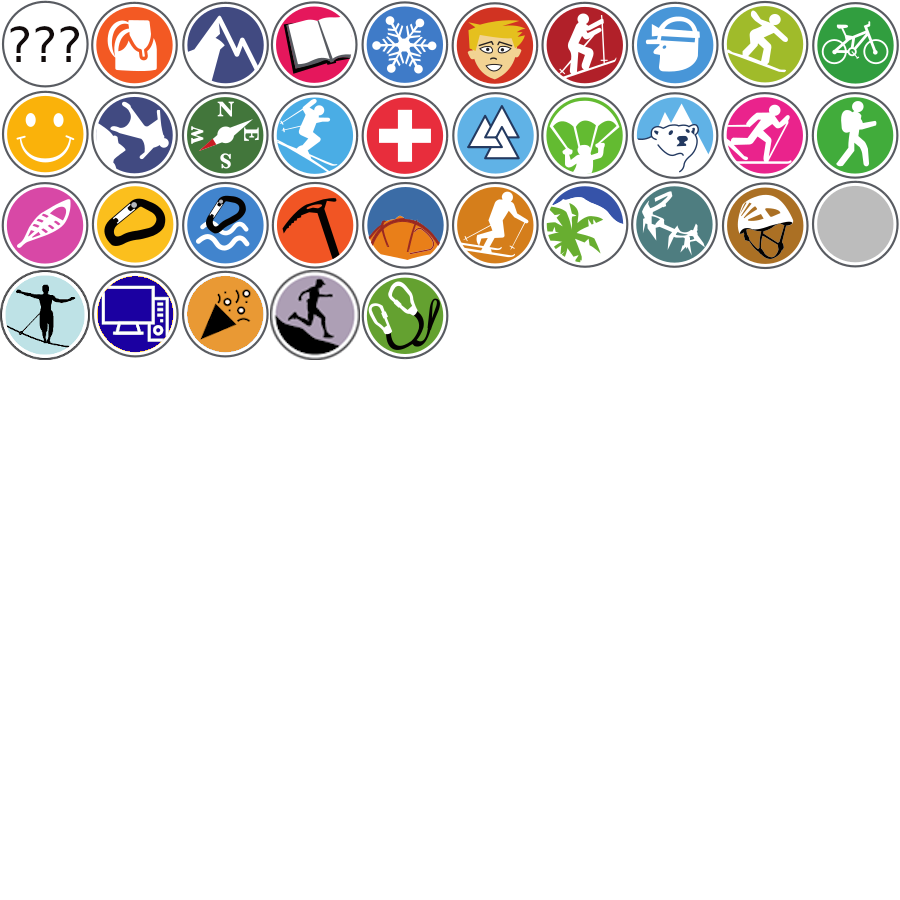
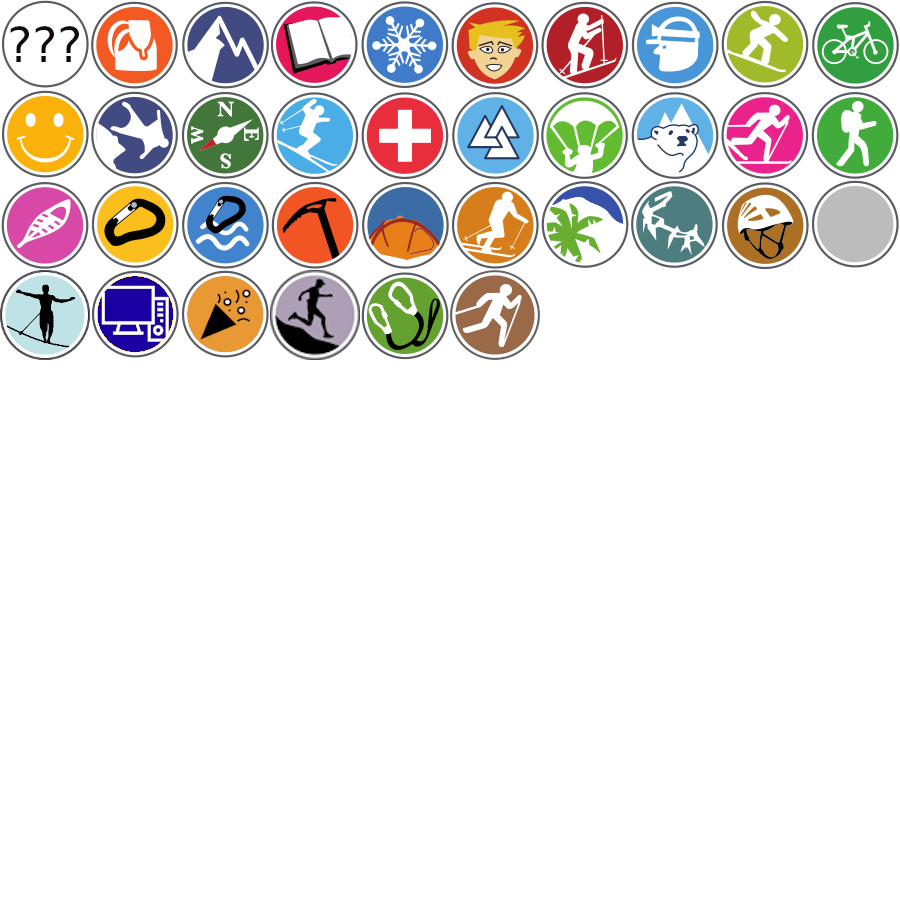
Comparing the layer stacks of the two (900, 900) images. Changes:
added layer "Calque Copié" above "Info" over [450, 270, 540, 360]
